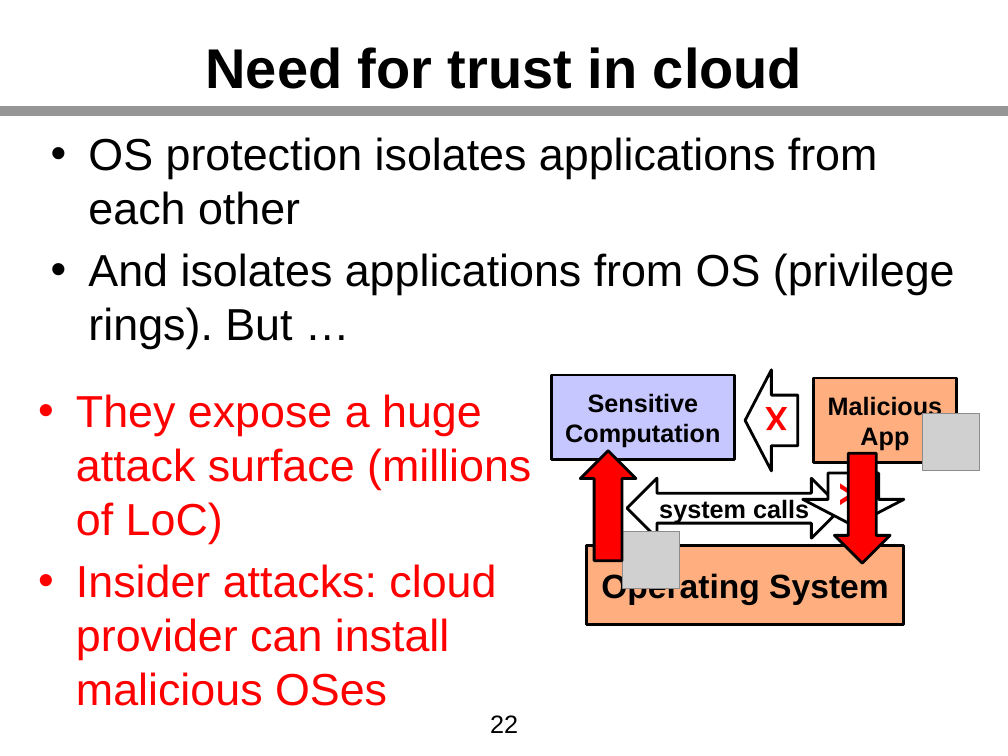
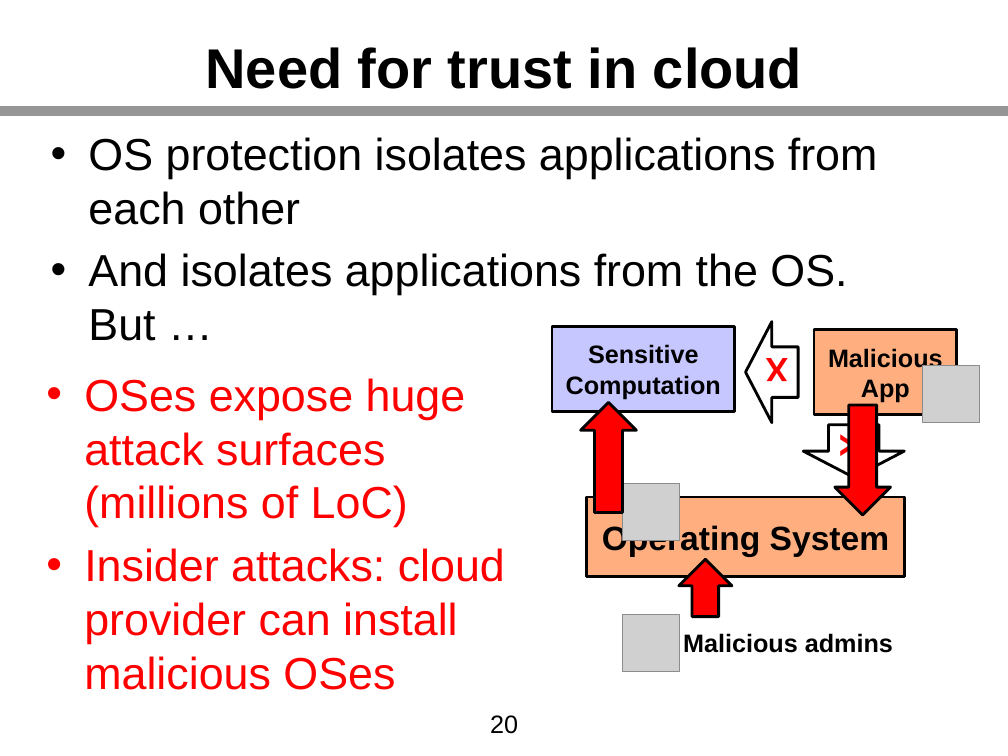
Before and after one commit to kha-dinh/kha-dinh.github.io, a slide deck: slide 20 of assets/pdf/thesis_slides.pptx (slide 22 before the commit). Drawn at 1008x756 pixels with LibreOffice and Linux fonts; fonts in the diff are those of the drawing; grey boxes stand for pictures. Boxes give left, top, right and bottom in pixels: in the first picture for what was removed or moved away, otherwise in the second. Text is boxed around its words. In the diff, an @@ line names an element or a change of style, - is before the commit and + after.

```diff
--- a/assets/pdf/thesis_slides.pptx
+++ b/assets/pdf/thesis_slides.pptx
@@ text at (88, 253, 847, 341): text changed @@
-• And isolates applications from OS (privilege rings). But …
+• And isolates applications from the OS. But …
@@ text "OSes expose huge attack surfaces ...": place and size @@
-text "OSes expose huge attack surfaces ..." at (76, 394, 531, 706)
+text "OSes expose huge attack surfaces ..." at (84, 378, 505, 690)
@@ text at (84, 378, 466, 527): text changed @@
-• They expose a huge attack surface (millions of LoC)
+• OSes expose huge attack surfaces (millions of LoC)
@@ 4 right arrows, 3 rectangles, 2 pictures: place and size @@
-4 right arrows, 3 rectangles, 2 pictures at (551, 370, 980, 625)
+4 right arrows, 3 rectangles, 2 pictures at (552, 322, 980, 577)
@@ left right arrow removed at (627, 478, 842, 537) @@
-system calls
@@ right arrow added at (678, 559, 732, 617), fill #FF0000, outline #000000 2 pt @@
@@ picture added at (622, 614, 679, 671) @@
@@ text added at (683, 633, 893, 653), 18 pt, text #000000, bold @@
+Malicious admins
@@ page number at (490, 715, 518, 734): text changed @@
-22
+20
```
Also in this commit, not shown: 19 other slides changed, 66 slides added, 18 slides removed, 1 other file.
